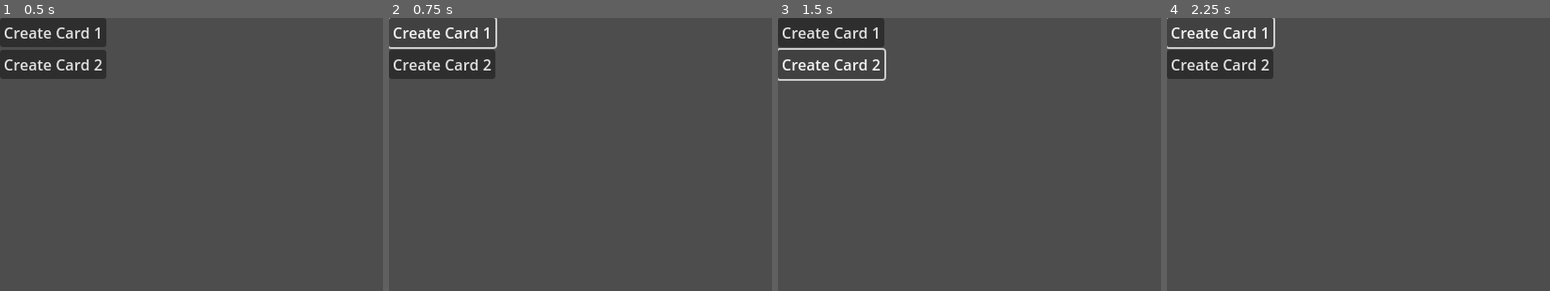
Above: before the commit, frames 1-4 (left to right).
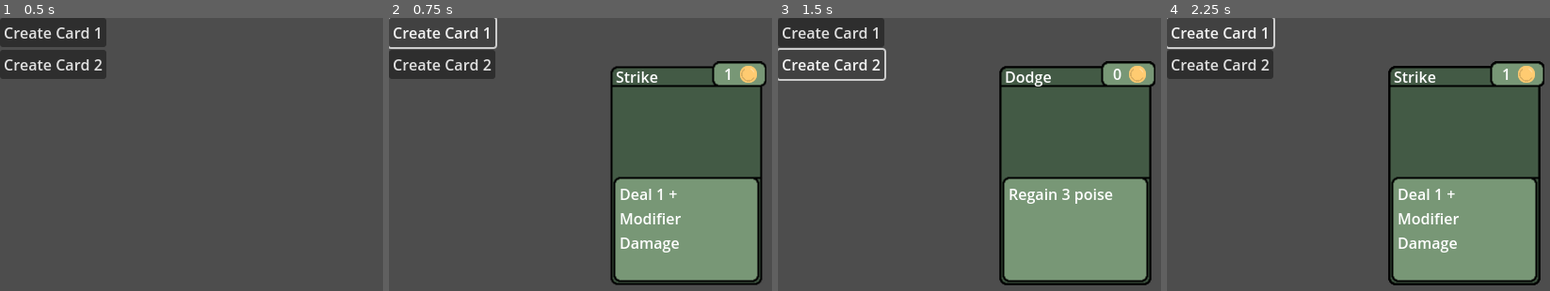
Above: after the commit, the same moments.

Repository: Kwism1127/FearNotDeath
Game: Godot game, scene res://deck_n_hand.tscn
Two runs of this game, one before a commit and one after it. Both use one fixed random seed, a clock stepped at 60 frames per second and the inputs below.
Inputs:
- Up to frame 1 (0.5 s): no input
- Up to frame 2 (0.75 s): click "Create Card 1" at 0.5 s
- Up to frame 3 (1.5 s): click "Create Card 2" at 1.25 s
- Up to frame 4 (2.25 s): click "Create Card 1" at 2 s

Frame 1 is identical in both runs. In frame 2, 18% of the frame differs, in the area x 57-99%, y 15-98%; in frame 3, 18%; in frame 4, 18%.

Commit message:
Card additions
Added Strike & Dodge cards

Diff:
--- /dev/null
+++ b/Card Scenes/dodge.tscn
@@ -0,0 +1,10 @@
+[gd_scene load_steps=2 format=3 uid="uid://bwatsw021t8ne"]
+
+[ext_resource type="PackedScene" uid="uid://c5unkrxf8u18p" path="res://card.tscn" id="1_6kq71"]
+
+[node name="Dodge" type="Node2D"]
+
+[node name="Card" parent="." instance=ExtResource("1_6kq71")]
+card_name = "Dodge"
+card_description = "Regain 3 poise"
+card_cost = 0
--- /dev/null
+++ b/Card Scenes/strike.tscn
@@ -0,0 +1,9 @@
+[gd_scene load_steps=2 format=3 uid="uid://d2dxmqnfkm284"]
+
+[ext_resource type="PackedScene" uid="uid://c5unkrxf8u18p" path="res://card.tscn" id="1_twqcn"]
+
+[node name="Strike" type="Node2D"]
+
+[node name="Card" parent="." instance=ExtResource("1_twqcn")]
+card_name = "Strike"
+card_description = "Deal 1 + Modifier Damage"
--- a/Scripts/card.gd
+++ b/Scripts/card.gd
@@ -3,9 +3,9 @@
 @export var card_name: String = "Card Name"
 @export var card_description: String = "Card Description"
 @export var card_cost: int = 1
-@export var card_cost_resource: Node2D
-@export var card_image: Node2D
-@export var card_type: Node2D
+@export var card_cost_resource: Sprite2D
+@export var card_image: Sprite2D
+@export var card_background: Sprite2D
 
 @onready var name_label: Label = $CardName/NameLbl
 @onready var description_label: Label = $CardDescription/DescriptionLbl
@@ -15,12 +15,22 @@
 @onready var base_sprite: Sprite2D = $CardBase/BaseSpr
 
 func _ready():
-	name_label.set_text(card_name)
-	description_label.set_text(card_description)
-	cost_label.set_text(str(card_cost))
+	set_card_values(card_cost, card_name, card_description)
 
-func set_values():
-	pass
+
+func set_card_values(_cost: int, _name: String, _description: String):
+	#_resource: Sprite2D = cost_sprite, _image: Sprite2D = image_sprite, _background: Sprite2D = base_sprite
+
+	card_name = _name
+	card_description = _description
+	card_cost = _cost
+	#card_cost_resource = _resource
+	#card_image = _image
+	#card_background = _background
+
+	name_label.set_text(_name)
+	description_label.set_text(_description)
+	cost_label.set_text(str(_cost))
 
 # Called every frame. 'delta' is the elapsed time since the previous frame.
 func _process(delta):
--- a/Scripts/deck_n_hand.gd
+++ b/Scripts/deck_n_hand.gd
@@ -1,6 +1,8 @@
 extends Node2D
 
-@onready var card_scene: PackedScene = preload("res://card.tscn")
+@onready var strike_card: PackedScene = preload("res://Card Scenes/strike.tscn")
+@onready var dodge_card: PackedScene = preload("res://Card Scenes/dodge.tscn")
+@onready var spawn_point = $"CanvasLayer/Spawn Point"
 
 # Called when the node enters the scene tree for the first time.
 func _ready():
@@ -13,8 +15,12 @@
 
 
 func _on_card_spawn_tester_0_pressed():
-	pass # Replace with function body.
+	var card = strike_card.instantiate()
+	spawn_point.add_child(card)
+
+
 
 
 func _on_card_spawn_tester_1_pressed():
-	pass # Replace with function body.
+	var card = dodge_card.instantiate()
+	spawn_point.add_child(card)
--- a/card.tscn
+++ b/card.tscn
@@ -5,7 +5,6 @@
 [ext_resource type="Texture2D" uid="uid://drngv8orhpi1x" path="res://Assets/poise_cost_icon.png" id="2_3gm3e"]
 
 [node name="Card" type="Node2D"]
-position = Vector2(316, 178)
 script = ExtResource("1_rxrsf")
 
 [node name="CardBase" type="Node2D" parent="."]
Not shown, added: dec287A.tmp
